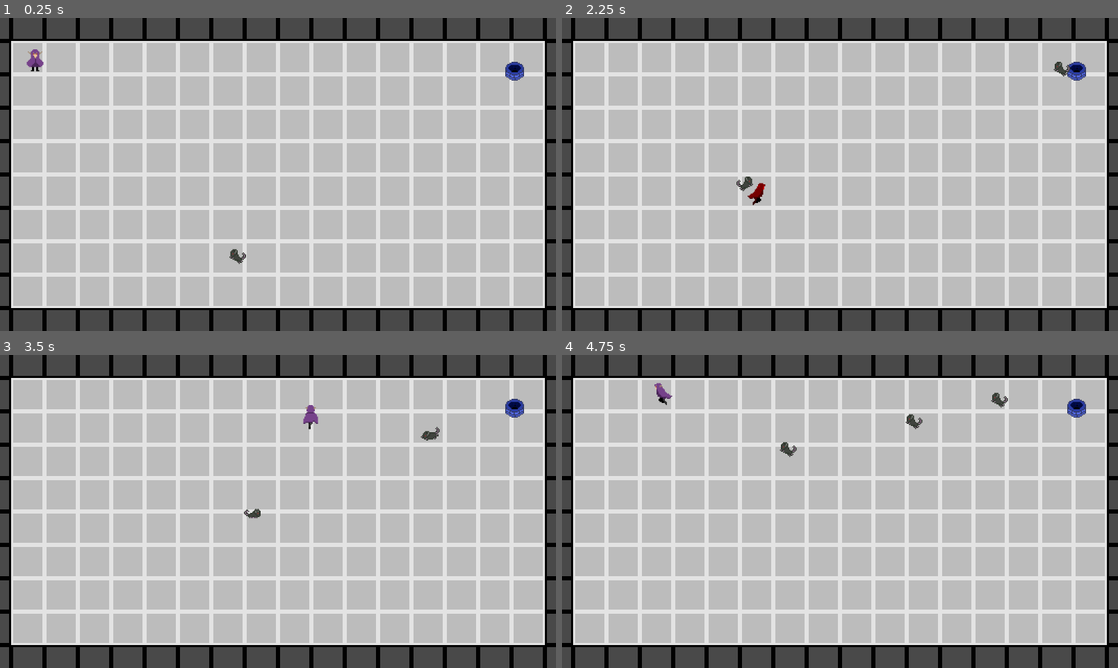
Above: before the commit, frames 1-4 (two rows, left to right).
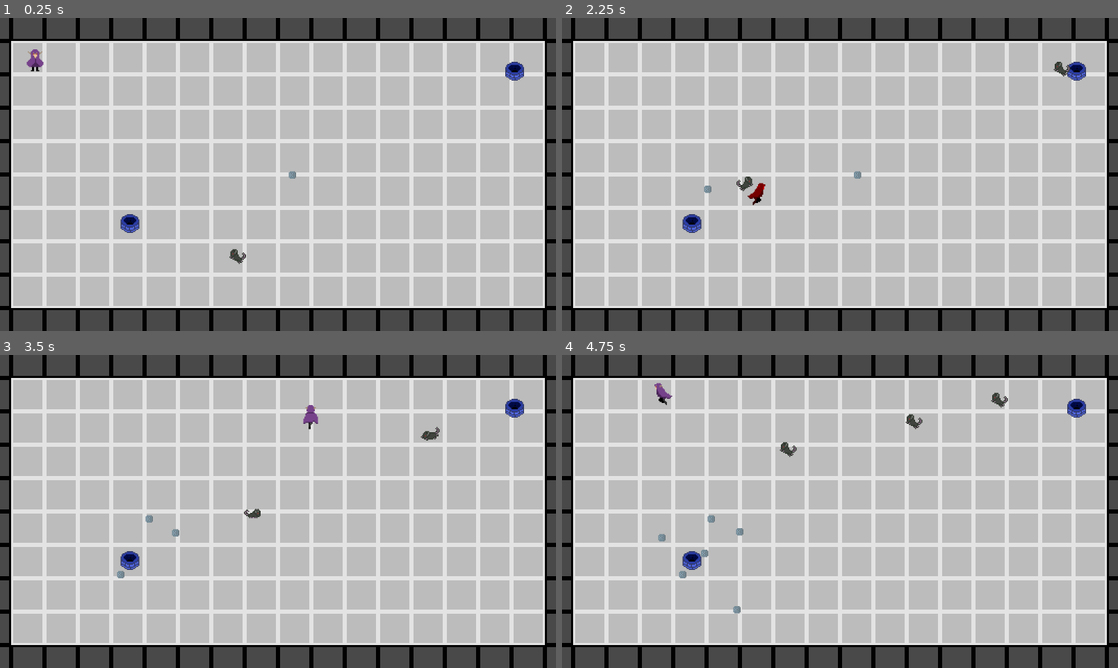
Above: after the commit, the same moments.

Repository: Lulink13/GameJamBulletHeaven
Game: Godot game, scene res://Scenes/Niveau_test.tscn
Two runs of this game, one before a commit and one after it. Both use one fixed random seed, a clock stepped at 60 frames per second and the inputs below.
Inputs (mouse positions are in pixels of both pictures, inside the frame that each line leads up to):
- Up to frame 1 (0.25 s): no input
- Up to frame 2 (2.25 s): move the mouse to (962, 158) at 0.52 s; hold Right (ui_right) 0.53-1.28 s; move the mouse to (728, 190) at 1.27 s; hold Down (ui_down) 1.28-2.03 s; move the mouse to (895, 105) at 2.02 s; hold Right (ui_right) from 2.03 s (still down)
- Up to frame 3 (3.5 s): move the mouse to (250, 574) at 2.77 s; release Right (ui_right) at 2.78 s; hold Up (ui_up) from 2.78 s (still down)
- Up to frame 4 (4.75 s): move the mouse to (1006, 558) at 3.52 s; release Up (ui_up) at 3.53 s; hold Left (ui_left) from 3.53 s (still down); move the mouse to (673, 464) at 4.27 s

The runs differ from the first frame. In frame 1, 0.2% of the frame differs, in the area x 21-54%, y 48-69%; in frame 2, 0.2%; in frame 3, 0.3%; in frame 4, 0.4%, in the area x 17-33%, y 51-83%.

Commit message:
Collecting coins and getting XP

Diff:
--- a/Scenes/Niveau_test.tscn
+++ b/Scenes/Niveau_test.tscn
@@ -1,9 +1,10 @@
-[gd_scene load_steps=5 format=3 uid="uid://dricobr3vv6mk"]
+[gd_scene load_steps=6 format=3 uid="uid://dricobr3vv6mk"]
 
 [ext_resource type="PackedScene" uid="uid://cop73h0esmvdg" path="res://Scenes/scene_joueur.tscn" id="1_6vqqe"]
 [ext_resource type="TileSet" uid="uid://cvqfq42elepfm" path="res://Images/Tiles/test_TileSet.tres" id="1_muoam"]
 [ext_resource type="PackedScene" uid="uid://bpttjmqifxeje" path="res://Scenes/scene_enemy.tscn" id="2_v4brb"]
 [ext_resource type="PackedScene" uid="uid://8qr068tgyveb" path="res://Scenes/scene_spawner.tscn" id="3_spsgt"]
+[ext_resource type="PackedScene" uid="uid://d0dtwv8tpr64v" path="res://Scenes/coin.tscn" id="5_oi7j1"]
 
 [node name="Racine" type="Node2D"]
 
@@ -19,6 +20,11 @@
 position = Vector2(226, -99)
 spawnable = ExtResource("2_v4brb")
 
+[node name="SpawnerCoin" parent="." instance=ExtResource("3_spsgt")]
+position = Vector2(-143, 47)
+spawnable = ExtResource("5_oi7j1")
+spawnCooldown = 0.5
+
 [node name="Enemies" type="Node" parent="."]
 
 [node name="Enemy" parent="Enemies" instance=ExtResource("2_v4brb")]
@@ -28,3 +34,7 @@
 
 [node name="Camera2D" type="Camera2D" parent="."]
 zoom = Vector2(3, 3)
+
+[node name="Node" type="Node" parent="."]
+
+[node name="coin" parent="Node" instance=ExtResource("5_oi7j1")]
--- /dev/null
+++ b/Scenes/coin.gd
@@ -0,0 +1,33 @@
+extends Area2D
+class_name Objet
+
+const MAX_SPEED = 50
+const FOLLOW_SPEED = 300
+var follow : Node = null
+
+var tween : Tween
+
+# Called when the node enters the scene tree for the first time.
+func _ready() -> void:
+	var rng = RandomNumberGenerator.new()
+	tween = get_tree().create_tween().set_trans(Tween.TRANS_EXPO).set_ease(Tween.EASE_OUT)
+	tween.tween_property(self, "position", Vector2(rng.randf_range(-MAX_SPEED, MAX_SPEED), rng.randf_range(-MAX_SPEED, MAX_SPEED)), 1)
+	pass # Replace with function body.
+
+
+# Called every frame. 'delta' is the elapsed time since the previous frame.
+func _process(delta: float) -> void:
+	if follow:
+		position += (follow.global_position - global_position).normalized() * FOLLOW_SPEED * delta
+
+
+func _on_area_entered(area: Area2D) -> void:
+	tween.stop()
+	follow = area
+
+
+func _on_body_entered(body: Node2D) -> void:
+	if body is Joueur:
+		body.collect_xp(1)
+		queue_free()
+	pass # Replace with function body.
--- /dev/null
+++ b/Scenes/coin.tscn
@@ -0,0 +1,21 @@
+[gd_scene load_steps=4 format=3 uid="uid://d0dtwv8tpr64v"]
+
+[ext_resource type="Script" path="res://Scenes/coin.gd" id="1_vqevy"]
+[ext_resource type="Texture2D" uid="uid://o7377181pb1i" path="res://Images/Tiles/SilverCoinMini.png" id="2_7dpo4"]
+
+[sub_resource type="RectangleShape2D" id="RectangleShape2D_5pdvw"]
+size = Vector2(6, 6)
+
+[node name="Coin" type="Area2D"]
+collision_layer = 32
+collision_mask = 17
+script = ExtResource("1_vqevy")
+
+[node name="CollisionShape2D" type="CollisionShape2D" parent="."]
+shape = SubResource("RectangleShape2D_5pdvw")
+
+[node name="Sprite2D" type="Sprite2D" parent="."]
+texture = ExtResource("2_7dpo4")
+
+[connection signal="area_entered" from="." to="." method="_on_area_entered"]
+[connection signal="body_entered" from="." to="." method="_on_body_entered"]
--- a/Scenes/scene_joueur.tscn
+++ b/Scenes/scene_joueur.tscn
@@ -1,9 +1,10 @@
-[gd_scene load_steps=40 format=3 uid="uid://cop73h0esmvdg"]
+[gd_scene load_steps=43 format=3 uid="uid://cop73h0esmvdg"]
 
 [ext_resource type="Script" path="res://Scripts/Joueur.gd" id="1_i4xdb"]
 [ext_resource type="PackedScene" uid="uid://cjjeuwcnjg1f5" path="res://Scenes/scene_crossbow.tscn" id="3_dddkc"]
 [ext_resource type="Texture2D" uid="uid://4dsauw6fgf1f" path="res://Images/Characters/Dark_elf/Dark_elf_idle_down.png" id="3_inlak"]
 [ext_resource type="Texture2D" uid="uid://dc8t0iurwy6bb" path="res://Images/Characters/Dark_elf/Dark_elf_walk_down.png" id="4_egwc1"]
+[ext_resource type="Texture2D" uid="uid://pwjim1f8bbrn" path="res://Images/Tiles/Grave.png" id="4_uj1xv"]
 [ext_resource type="Texture2D" uid="uid://cviyvcsmhmef6" path="res://Images/Characters/Dark_elf/Dark_elf_walk_left.png" id="5_dspe0"]
 [ext_resource type="Texture2D" uid="uid://bii18v32yapw1" path="res://Images/Characters/Dark_elf/Dark_elf_walk_right.png" id="6_21ht4"]
 [ext_resource type="Texture2D" uid="uid://dewqgj48aego7" path="res://Images/Characters/Dark_elf/Dark_elf_walk_up.png" id="7_783lp"]
@@ -35,6 +36,10 @@
 atlas = ExtResource("3_inlak")
 region = Rect2(160, 0, 32, 32)
 
+[sub_resource type="AtlasTexture" id="AtlasTexture_pmygw"]
+atlas = ExtResource("4_uj1xv")
+region = Rect2(0, 0, 32, 32)
+
 [sub_resource type="AtlasTexture" id="AtlasTexture_qsf3i"]
 atlas = ExtResource("4_egwc1")
 region = Rect2(0, 0, 32, 32)
@@ -158,6 +163,14 @@
 }, {
 "frames": [{
 "duration": 1.0,
+"texture": SubResource("AtlasTexture_pmygw")
+}],
+"loop": false,
+"name": &"Tomb",
+"speed": 5.0
+}, {
+"frames": [{
+"duration": 1.0,
 "texture": SubResource("AtlasTexture_qsf3i")
 }, {
 "duration": 1.0,
@@ -248,6 +261,9 @@
 "name": &"Walk_U",
 "speed": 5.0
 }]
+
+[sub_resource type="CircleShape2D" id="CircleShape2D_p4n8s"]
+radius = 22.0227
 
 [node name="Joueur" type="CharacterBody2D"]
 collision_mask = 8
@@ -263,9 +279,16 @@
 [node name="AnimatedSprite2D" type="AnimatedSprite2D" parent="."]
 position = Vector2(0, -9)
 sprite_frames = SubResource("SpriteFrames_g536r")
-animation = &"Walk_D"
+animation = &"Idle"
 autoplay = "Idle"
-frame_progress = 0.209171
+
+[node name="CoinVaccum" type="Area2D" parent="."]
+collision_layer = 16
+collision_mask = 0
+
+[node name="CollisionShape2D" type="CollisionShape2D" parent="CoinVaccum"]
+shape = SubResource("CircleShape2D_p4n8s")
+debug_color = Color(0.5094, 0.573541, 0.211127, 0.42)
 
 [connection signal="died" from="." to="CrossBow" method="_on_joueur_died"]
 [connection signal="timeout" from="InvulnTimer" to="." method="_on_invuln_timer_timeout"]
--- a/Scripts/Ennemi.gd
+++ b/Scripts/Ennemi.gd
@@ -44,7 +44,6 @@
 		$Hurtbox.queue_free()
 		$AnimatedSprite2D.play("death")
 
-
 func _on_animated_sprite_2d_animation_finished() -> void:
 	queue_free()
 	pass # Replace with function body.
--- a/Scripts/Joueur.gd
+++ b/Scripts/Joueur.gd
@@ -7,9 +7,12 @@
 const ACCEL : float = 1000
 const DECEL : float = 1600
 
-var hp : int = 10
+var hp : int = 5
 var spd : Vector2 = Vector2(0, 0)
 var aim: Vector2 = Vector2(0,1)
+
+var level = 1
+var xp = 0
 
 var invuln : bool = false
 var alive = true
@@ -57,13 +60,19 @@
 	if not invuln :
 		hp -= ammount
 		if hp <= 0:
-			$AnimatedSprite2D.queue_free()
+			modulate = Color("White")
+			$AnimatedSprite2D.play("Tomb")
 			$CollisionShape2D.queue_free()
 			alive = false
 			died.emit()
-		else : invuln = true
-		$InvulnTimer.start()
-		modulate = Color("Red")
+		else :
+			invuln = true
+			$InvulnTimer.start()
+			modulate = Color("Red")
+
+func collect_xp(ammount:int):
+	xp += ammount
+	print(xp, " Xp!")
 
 func _on_invuln_timer_timeout() -> void:
 	invuln = false
--- /dev/null
+++ b/Scripts/coin_vaccum.gd
@@ -0,0 +1,26 @@
+extends Area2D
+
+const SPEED = 1/20
+var pickuplist : Array = []
+
+# Called when the node enters the scene tree for the first time.
+func _ready() -> void:
+	pass # Replace with function body.
+
+
+# Called every frame. 'delta' is the elapsed time since the previous frame.
+func _process(delta: float) -> void:
+	for item in pickuplist:
+		print("moved ", item)
+		item.position -= (item.position - global_position).normalized() * SPEED * delta
+	pass
+
+
+func _on_body_entered(body: Node2D) -> void:
+	pass # Replace with function body.
+
+
+func _on_area_entered(area: Area2D) -> void:
+	pickuplist.append(area)
+	print("added ", area)
+	pass # Replace with function body.
--- a/project.godot
+++ b/project.godot
@@ -26,6 +26,8 @@
 2d_physics/layer_2="Ennemi"
 2d_physics/layer_3="Projectiles"
 2d_physics/layer_4="Murs"
+2d_physics/layer_5="Item collect"
+2d_physics/layer_6="item"
 
 [rendering]
 
Not shown, added: Images/Fonts/VCR_OSD_MONO_1.001.ttf.import
Not shown, added: Images/Tiles/Grave.png.import
Not shown, added: Images/Tiles/SilverCoin.png.import
Not shown, added: Images/Tiles/SilverCoinMini.png.import
